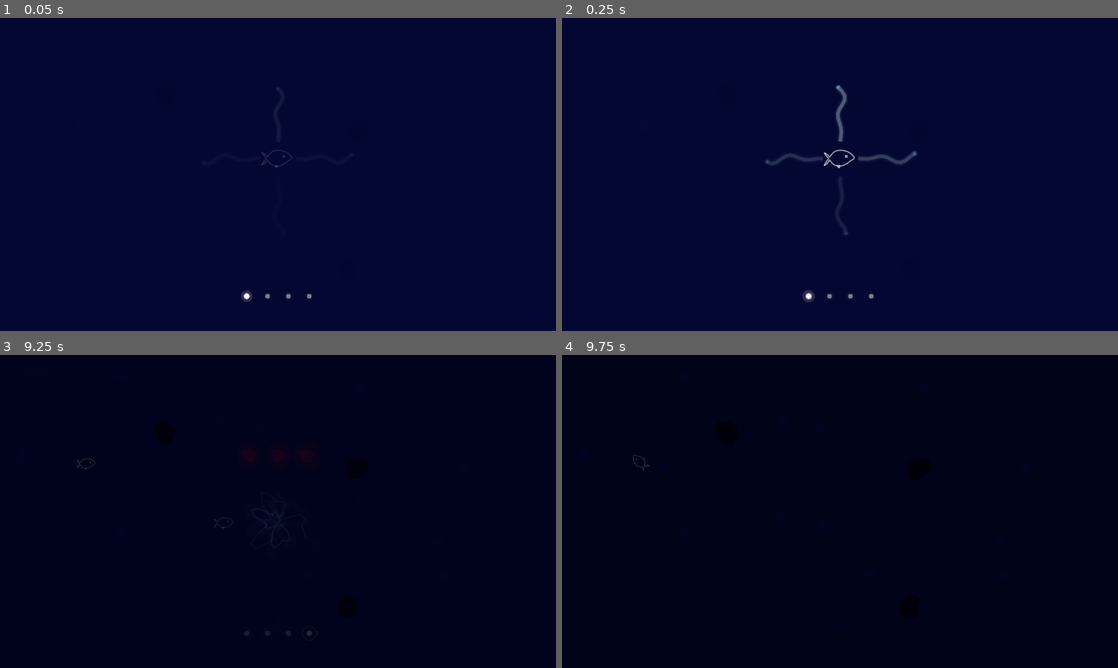
Above: before the commit, frames 1-4 (two rows, left to right).
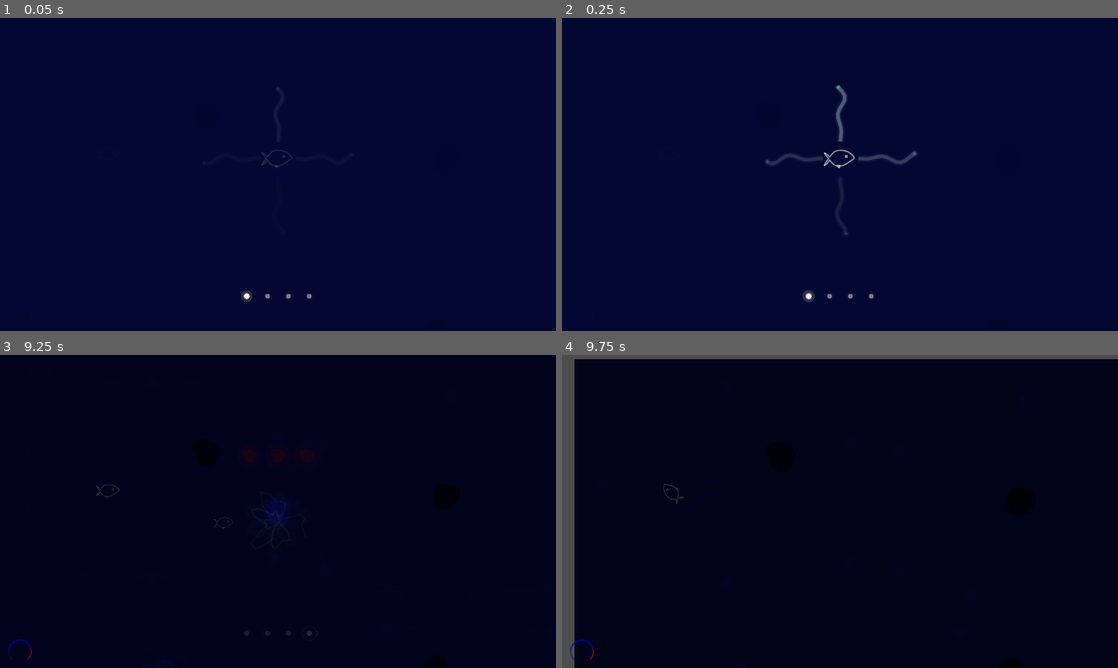
Above: after the commit, the same moments.

Repository: nurlopez/ictiopia
Game: Godot game, scene res://scenes/Main.tscn
The game is run twice, just before and just after one commit, with the same random seed, the same clock (stepped at 60 frames per second) and the same inputs.
Inputs (mouse positions are in pixels of both pictures, inside the frame that each line leads up to):
- Up to frame 1 (0.05 s): no input
- Up to frame 2 (0.25 s): no input
- Up to frame 3 (9.25 s): tap Enter at 0.5, 6.5 s; move the mouse to (400, 495) at 0.52 s; hold Right (move_right) 0.53-1.28 s; hold Space (stabilize) 0.53-1.28 s; click (400, 495) at 0.67 s; move the mouse to (166, 527) at 1.27 s; hold Down (move_down) 1.28-2.03 s; tap Space (stabilize) every 1.5 s from 1.35 to 8.85 s; click (166, 527) at 1.42 s; move the mouse to (333, 442) at 2.02 s; hold Right (move_right) 2.03-2.78 s; hold Space (stabilize) 2.03-2.78 s; click (333, 442) at 2.17 s; move the mouse to (250, 574) at 2.77 s; hold Up (move_up) 2.78-3.53 s; click (250, 574) at 2.92 s; move the mouse to (444, 558) at 3.52 s; hold Space (stabilize) 3.53-4.28 s; hold Left (move_left) 3.53-5.03 s; click (444, 558) at 3.67 s; move the mouse to (111, 464) at 4.27 s; click (111, 464) at 4.42 s; move the mouse to (305, 511) at 5.02 s; hold Down (move_down) 5.03-5.78 s; hold Space (stabilize) 5.03-5.78 s; click (305, 511) at 5.17 s; move the mouse to (194, 433) at 5.77 s; hold Right (move_right) 5.78-6.53 s; click (194, 433) at 5.92 s; move the mouse to (400, 495) at 6.52 s; hold Up (move_up) 6.53-7.28 s; hold Space (stabilize) 6.53-7.28 s; click (400, 495) at 6.67 s; move the mouse to (166, 527) at 7.27 s; hold Right (move_right) 7.28-8.03 s; click (166, 527) at 7.42 s; move the mouse to (333, 442) at 8.02 s; hold Down (move_down) 8.03-8.78 s; hold Space (stabilize) 8.03-8.78 s; click (333, 442) at 8.17 s; move the mouse to (250, 574) at 8.77 s; hold Left (move_left) from 8.78 s (still down); click (250, 574) at 8.92 s
- Up to frame 4 (9.75 s): move the mouse to (1006, 558) at 9.52 s; release Left (move_left) at 9.53 s; hold Up (move_up) from 9.53 s (still down); hold Space (stabilize) from 9.53 s (still down); click (1006, 558) at 9.67 s

The runs differ from the first frame. In frame 3, 0.3% of the frame differs, in the area x 1-53%, y 33-98%; in frame 4, 3.6%, in the area x 0-100%, y 0-100%.

Commit message:
feat(level1): Add camera look-ahead, speed gauge, and refine circuit/lightnode/portal feedback

Diff:
--- a/levels/Level1.tscn
+++ b/levels/Level1.tscn
@@ -17,6 +17,7 @@
 [ext_resource type="Script" path="res://systems/audio_visual_sync.gd" id="16_avsync"]
 [ext_resource type="Script" path="res://levels/chamber_layout.gd" id="17_chambers"]
 [ext_resource type="PackedScene" uid="uid://c4lvlintro2d" path="res://scenes/ui/LevelIntro.tscn" id="18_intro"]
+[ext_resource type="Script" path="res://scenes/actors/camera_follow.gd" id="20_camfollow"]
 
 [sub_resource type="RectangleShape2D" id="RectangleShape2D_horiz"]
 size = Vector2(1280, 20)
@@ -42,8 +43,10 @@
 script = ExtResource("3_b8dmh")
 
 [node name="Camera2D" type="Camera2D" parent="Ictio"]
+zoom = Vector2(1.25, 1.25)
 position_smoothing_enabled = true
-position_smoothing_speed = 10.0
+position_smoothing_speed = 6.0
+script = ExtResource("20_camfollow")
 
 [node name="Audio" type="AudioStreamPlayer" parent="."]
 unique_name_in_owner = true
--- /dev/null
+++ b/scenes/actors/camera_follow.gd
@@ -0,0 +1,21 @@
+extends Camera2D
+
+## Look-ahead camera — offsets toward movement direction for better visibility.
+
+@export var look_ahead_distance: float = 40.0
+@export var look_ahead_lerp: float = 2.5
+
+var _target_offset: Vector2 = Vector2.ZERO
+
+
+func _process(delta: float) -> void:
+	var parent := get_parent() as CharacterBody2D
+	if parent == null:
+		return
+
+	if parent.velocity.length() > 10.0:
+		_target_offset = parent.velocity.normalized() * look_ahead_distance
+	else:
+		_target_offset = Vector2.ZERO
+
+	offset = offset.lerp(_target_offset, look_ahead_lerp * delta)
--- a/scenes/environment/lightnode.gd
+++ b/scenes/environment/lightnode.gd
@@ -41,6 +41,7 @@
 var _reject_cooldown: bool = false
 var _original_modulate: Color
 var _is_fixed: bool = false  # true once lightnode reaches target angle
+var _ictio: CharacterBody2D  # cached player reference
 
 # --- Rotation puzzle ---
 @export var angle_step_deg: float = 45.0
@@ -110,39 +111,59 @@
 	# Store original color for proximity feedback (dark state)
 	_original_modulate = sprite.modulate
 
-
-func _process(_delta: float) -> void:
+	# Cache player reference
+	await get_tree().process_frame
+	_ictio = get_node_or_null("%Ictio")
+
+
+func _process(delta: float) -> void:
 	# Skip proximity feedback if already fixed (lit) or mid-rejection
 	if _is_fixed or _reject_cooldown:
 		return
 
-	# Proximity color feedback based on Ictio's speed
-	var ictio := get_node_or_null("%Ictio")
-	if ictio == null or sprite == null:
-		return
-
-	var dist: float = global_position.distance_to(ictio.global_position)
+	if _ictio == null or not is_instance_valid(_ictio) or sprite == null:
+		return
+
+	var dist: float = global_position.distance_to(_ictio.global_position)
 	if dist > proximity_radius:
-		# Outside range - restore original color (dark state)
+		# Outside range — restore original state
 		sprite.modulate = _original_modulate
-		return
-
-	# Inside proximity range - tint based on speed
-	var speed: float = ictio.velocity.length()
+		sprite.scale = Vector2.ONE * icon_scale
+		if point_light and _progress < 0.01:
+			point_light.energy = lerpf(point_light.energy, 0.0, 4.0 * delta)
+		return
+
+	# Inside proximity range — tint based on speed
+	var speed: float = _ictio.velocity.length()
+	var blend: float = 1.0 - (dist / proximity_radius)
+	var in_goldilocks: bool = speed >= min_effective_speed and speed <= max_effective_speed
+
 	var tint: Color
 	if speed < min_effective_speed:
-		# Too slow - deep blue tint
 		tint = Color(0.027451, 0.062745, 0.454902)
 	elif speed > max_effective_speed:
-		# Too fast - red tint
 		tint = Color(0.952941, 0.027451, 0.043137)
 	else:
-		# Goldilocks zone - bright blue tint (good!)
 		tint = Color(0.011765, 0.011765, 0.803922)
 
-	# Blend tint with original based on proximity (closer = stronger tint)
-	var blend: float = 1.0 - (dist / proximity_radius)
 	sprite.modulate = _original_modulate.lerp(tint, blend * 0.7)
+
+	# Welcoming pulse when approaching at correct speed
+	if in_goldilocks and speed > 5.0:
+		var t: float = float(Time.get_ticks_msec()) / 1000.0
+		var pulse: float = 1.0 + sin(t * 3.0) * 0.04 * blend
+		sprite.scale = Vector2.ONE * icon_scale * pulse
+
+		# Proximity glow on point light
+		if point_light:
+			var target_energy: float = blend * 0.25
+			point_light.color = progress_light_color
+			point_light.enabled = true
+			point_light.energy = lerpf(point_light.energy, target_energy, 4.0 * delta)
+	else:
+		sprite.scale = Vector2.ONE * icon_scale
+		if point_light and _progress < 0.01:
+			point_light.energy = lerpf(point_light.energy, 0.0, 4.0 * delta)
 
 
 func _reject(is_too_fast: bool) -> void:
--- a/scenes/environment/portal.gd
+++ b/scenes/environment/portal.gd
@@ -16,6 +16,7 @@
 @export var base_radius: float = 12.0
 @export var ring_spacing: float = 10.0
 @export var ring_width: float = 1.0
+@export var preview_alpha: float = 0.15  # faint hint visible before portal opens
 
 # Organic wobble controls
 @export var wobble_strength: float = 1 # how “wavy” the membrane is
@@ -38,7 +39,7 @@
 		connect("body_entered", Callable(self , "_on_body_entered"))
 
 	if start_hidden:
-		_visible_amount = 0.0
+		_visible_amount = preview_alpha
 		shape.set_deferred("disabled", true)
 		accepts_player = false
 	else:
--- a/scenes/ui/HUD.tscn
+++ b/scenes/ui/HUD.tscn
@@ -1,7 +1,8 @@
-[gd_scene load_steps=3 format=3 uid="uid://d3t7g9x6q5y2h"]
+[gd_scene load_steps=4 format=3 uid="uid://d3t7g9x6q5y2h"]
 
 [ext_resource type="Script" path="res://scenes/ui/hud.gd" id="1_7h3wq"]
 [ext_resource type="Script" path="res://scenes/ui/node_progress.gd" id="4_nk6p2"]
+[ext_resource type="Script" path="res://scenes/ui/speed_gauge.gd" id="5_gauge"]
 
 [node name="HUD" type="Control"]
 anchors_preset = 15
@@ -20,3 +21,14 @@
 offset_bottom = 64.0
 mouse_filter = 2
 script = ExtResource("4_nk6p2")
+
+[node name="SpeedGauge" type="Control" parent="."]
+unique_name_in_owner = true
+anchor_top = 1.0
+anchor_bottom = 1.0
+offset_left = 16.0
+offset_top = -76.0
+offset_right = 76.0
+offset_bottom = -8.0
+mouse_filter = 2
+script = ExtResource("5_gauge")
--- /dev/null
+++ b/scenes/ui/speed_gauge.gd
@@ -0,0 +1,101 @@
+extends Control
+
+## Minimal arc gauge — shows current speed relative to the goldilocks zone.
+## Color-coded: deep blue (slow), bright blue (good), red (fast).
+
+@export var gauge_radius: float = 26.0
+@export var arc_width: float = 2.0
+@export var marker_radius: float = 2.5
+
+# Speed ranges (keep in sync with ictio.gd)
+var _max_speed: float = 200.0
+var _min_effective: float = 40.0
+var _max_effective: float = 160.0
+
+# Zone colors
+const SLOW_COLOR := Color(0.027, 0.063, 0.455, 0.35)
+const GOOD_COLOR := Color(0.012, 0.012, 0.804, 0.55)
+const FAST_COLOR := Color(0.953, 0.027, 0.043, 0.35)
+const MARKER_GOOD := Color(0.3, 0.3, 1.0, 0.95)
+const MARKER_BAD := Color(1.0, 1.0, 1.0, 0.7)
+const ZONE_GLOW := Color(0.012, 0.012, 0.804, 0.1)
+
+var _speed: float = 0.0
+var _ictio: CharacterBody2D
+
+# Arc geometry: 270-degree sweep starting from bottom-left
+const ARC_START: float = PI * 0.75
+const ARC_SWEEP: float = PI * 1.5
+const ARC_STEPS: int = 48
+
+
+func _ready() -> void:
+	mouse_filter = Control.MOUSE_FILTER_IGNORE
+	await get_tree().process_frame
+	_ictio = get_node_or_null("%Ictio")
+	if _ictio:
+		_max_speed = _ictio.max_speed
+		_min_effective = _ictio.min_effective_speed
+		_max_effective = _ictio.max_effective_speed
+
+
+func _process(_delta: float) -> void:
+	if _ictio and is_instance_valid(_ictio):
+		var new_speed: float = _ictio.velocity.length()
+		if absf(new_speed - _speed) > 0.5:
+			_speed = new_speed
+			queue_redraw()
+
+
+func _draw() -> void:
+	var center := Vector2(gauge_radius + 4.0, size.y - gauge_radius - 4.0)
+	var min_t: float = _min_effective / _max_speed
+	var max_t: float = _max_effective / _max_speed
+
+	# Background arc — color-coded segments
+	for i in range(ARC_STEPS):
+		var t0: float = float(i) / float(ARC_STEPS)
+		var t1: float = float(i + 1) / float(ARC_STEPS)
+		var mid_t: float = (t0 + t1) * 0.5
+
+		var col: Color
+		if mid_t < min_t:
+			col = SLOW_COLOR
+		elif mid_t > max_t:
+			col = FAST_COLOR
+		else:
+			col = GOOD_COLOR
+
+		var a0: float = ARC_START + t0 * ARC_SWEEP
+		var a1: float = ARC_START + t1 * ARC_SWEEP
+		var p0 := center + Vector2(cos(a0), sin(a0)) * gauge_radius
+		var p1 := center + Vector2(cos(a1), sin(a1)) * gauge_radius
+		draw_line(p0, p1, col, arc_width, true)
+
+	# Goldilocks glow when in zone
+	var in_zone: bool = _speed >= _min_effective and _speed <= _max_effective
+	if in_zone and _speed > 5.0:
+		var t: float = float(Time.get_ticks_msec()) / 1000.0
+		var pulse: float = 0.7 + sin(t * 2.0) * 0.3
+		var glow_a: float = ARC_START + min_t * ARC_SWEEP
+		var glow_b: float = ARC_START + max_t * ARC_SWEEP
+		var glow_steps: int = 16
+		for i in range(glow_steps):
+			var s0: float = float(i) / float(glow_steps)
+			var s1: float = float(i + 1) / float(glow_steps)
+			var a0: float = lerpf(glow_a, glow_b, s0)
+			var a1: float = lerpf(glow_a, glow_b, s1)
+			var p0 := center + Vector2(cos(a0), sin(a0)) * gauge_radius
+			var p1 := center + Vector2(cos(a1), sin(a1)) * gauge_radius
+			var gcol := Color(ZONE_GLOW.r, ZONE_GLOW.g, ZONE_GLOW.b, ZONE_GLOW.a * pulse)
+			draw_line(p0, p1, gcol, arc_width + 5.0, true)
+
+	# Speed marker dot
+	if _speed > 1.0:
+		var speed_t: float = clampf(_speed / _max_speed, 0.0, 1.0)
+		var marker_angle: float = ARC_START + speed_t * ARC_SWEEP
+		var marker_pos := center + Vector2(cos(marker_angle), sin(marker_angle)) * gauge_radius
+
+		var m_col: Color = MARKER_GOOD if in_zone else MARKER_BAD
+		draw_circle(marker_pos, marker_radius + 2.0, Color(m_col.r, m_col.g, m_col.b, 0.15))
+		draw_circle(marker_pos, marker_radius, m_col)
--- a/shaders/circuit_wave.gdshader
+++ b/shaders/circuit_wave.gdshader
@@ -7,7 +7,7 @@
 // Wave properties
 uniform float wave_speed : hint_range(0.5, 5.0) = 2.0;
 uniform float wave_frequency : hint_range(1.0, 20.0) = 8.0;
-uniform float wave_amplitude : hint_range(0.0, 20.0) = 6.0;
+uniform float wave_amplitude : hint_range(0.0, 30.0) = 14.0;
 
 // Noise properties for organic feel
 uniform float noise_scale : hint_range(1.0, 10.0) = 4.0;
@@ -67,7 +67,7 @@
         float total_displacement = (primary_wave + secondary_wave + organic_offset) * distortion;
 
         // Audio pulse adds extra "breathing" effect
-        total_displacement += sin(time * 3.0) * audio_pulse * wave_amplitude * 0.5;
+        total_displacement += sin(time * 3.0) * audio_pulse * wave_amplitude * 1.0;
 
         // Apply perpendicular displacement (assuming line is mostly horizontal)
         // For more accurate perpendicular, you'd need to pass tangent info
--- a/systems/circuit_network.gd
+++ b/systems/circuit_network.gd
@@ -88,8 +88,22 @@
 	_update_line_activations()
 
 
+func _all_lightnodes_fixed() -> bool:
+	for node in _lightnodes:
+		if not _is_lightnode_fixed(node):
+			return false
+	return true
+
+
 func _update_line_distortions() -> void:
+	# No distortion in goldilocks zone or when all lightnodes are fixed
+	var calm: bool = (_player_speed >= 40.0 and _player_speed <= 160.0) or _all_lightnodes_fixed()
+
 	for line in _lines:
+		if calm:
+			line.set_distortion(0.0)
+			continue
+
 		# Base distortion from stress
 		var stress_distortion: float = lerpf(base_distortion, max_distortion, _stress_level)
 
Not shown: 1 places in levels/Level1.tscn that only renumber resources
